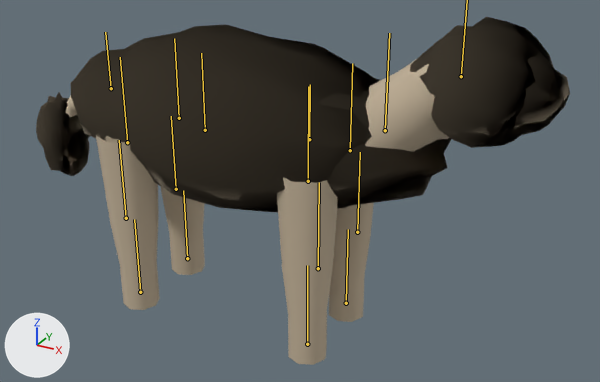
An edit to the glTF model examples/example-project/models/creature.glb, drawn before and after from the same camera.
Before and after are seen from a 50 mm lens placed at (1.95, -2.99, 2.19), pointed at (0.27, 0.06, 0.67). Lighting does not change. The marker at lower left points along +X, +Y and +Z. The older version comes first. The bones that change, and the others that lie on the model, are drawn over the model as lines.

Names of what the first picture shows: 'BODY_A', 'BODY_B', 'HEAD_A', 'HEAD_B', 'LEGS_A', 'LEGS_B', 'TAIL_A', 'TAIL_B'.
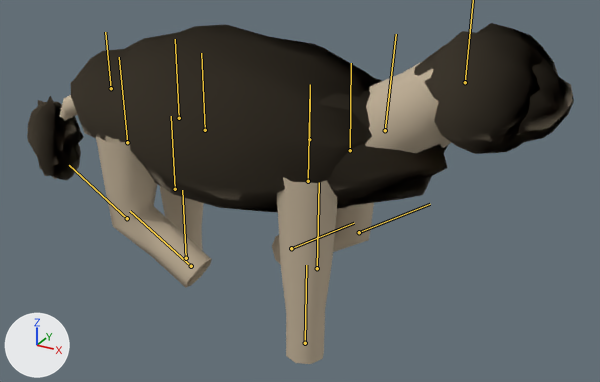
The newer file adds an action. The first version stands in its rest pose; the second is drawn at frame 5 of the action 'walk'.

Scene script edits in JSON lines:
```json
{"block": "bone_neck", "where": "bone_neck = bpy.data.objects['Armature'].pose.bones['NECK']  # child of 'SPINE'"}
{"op": "set", "path": "bone_neck.rotation_quaternion", "old": "(1.0, 0.0, 0.0, 0.0)", "new": "(0.999, 0.0, 0.0, -0.033)", "note": "degrees (0, 0, 0) -> degrees (0, 0, -4)"}
{"block": "bone_head", "where": "bone_head = bpy.data.objects['Armature'].pose.bones['HEAD']  # child of 'NECK'"}
{"op": "set", "path": "bone_head.rotation_quaternion", "old": "(1.0, 0.0, 0.0, 0.0)", "new": "(1.0, 0.0, 0.0, 0.025)", "note": "degrees (0, 0, 0) -> degrees (0, 0, 3)"}
{"block": "bone_hip_fl", "where": "bone_hip_fl = bpy.data.objects['Armature'].pose.bones['HIP_FL']  # child of 'SPINE'"}
{"op": "set", "path": "bone_hip_fl.rotation_quaternion", "old": "(1.0, 0.0, 0.0, 0.0)", "new": "(0.999, 0.0, 0.0, -0.007)", "note": "degrees (0, 0, 0) -> degrees (0, 0, -1)"}
{"block": "bone_hip_fr", "where": "bone_hip_fr = bpy.data.objects['Armature'].pose.bones['HIP_FR']  # child of 'SPINE'"}
{"op": "set", "path": "bone_hip_fr.rotation_quaternion", "old": "(1.0, 0.0, 0.0, 0.0)", "new": "(0.999, 0.0, 0.0, 0.007)", "note": "degrees (0, 0, 0) -> degrees (0, 0, 1)"}
{"block": "bone_knee_fr", "where": "bone_knee_fr = bpy.data.objects['Armature'].pose.bones['KNEE_FR']  # child of 'HIP_FR'"}
{"op": "set", "path": "bone_knee_fr.rotation_quaternion", "old": "(1.0, 0.0, 0.0, 0.0)", "new": "(0.872, 0.0, 0.0, -0.479)", "note": "degrees (0, 0, 0) -> degrees (0, 0, -58)"}
{"block": "bone_tail1", "where": "bone_tail1 = bpy.data.objects['Armature'].pose.bones['TAIL1']  # child of 'HIPS'"}
{"op": "set", "path": "bone_tail1.rotation_quaternion", "old": "(1.0, 0.0, 0.0, 0.0)", "new": "(0.995, 0.0, 0.1, 0.0)", "note": "degrees (0, 0, 0) -> degrees (0, 12, 0)"}
{"block": "bone_hip_bl", "where": "bone_hip_bl = bpy.data.objects['Armature'].pose.bones['HIP_BL']  # child of 'HIPS'"}
{"op": "set", "path": "bone_hip_bl.rotation_quaternion", "old": "(1.0, 0.0, 0.0, 0.0)", "new": "(0.999, 0.0, 0.0, 0.007)", "note": "degrees (0, 0, 0) -> degrees (0, 0, 1)"}
{"block": "bone_knee_bl", "where": "bone_knee_bl = bpy.data.objects['Armature'].pose.bones['KNEE_BL']  # child of 'HIP_BL'"}
{"op": "set", "path": "bone_knee_bl.rotation_quaternion", "old": "(1.0, 0.0, 0.0, 0.0)", "new": "(0.872, 0.0, 0.0, 0.479)", "note": "degrees (0, 0, 0) -> degrees (0, 0, 58)"}
{"block": "bone_hip_br", "where": "bone_hip_br = bpy.data.objects['Armature'].pose.bones['HIP_BR']  # child of 'HIPS'"}
{"op": "set", "path": "bone_hip_br.rotation_quaternion", "old": "(1.0, 0.0, 0.0, 0.0)", "new": "(0.999, 0.0, 0.0, -0.007)", "note": "degrees (0, 0, 0) -> degrees (0, 0, -1)"}
```

Changed parts and their boxes [x1, y1, x2, y2] in the pictures (600 x 382 px):
```json
{"object": "LEGS_B", "change": "posed", "before": [96, 133, 374, 365], "after": [96, 133, 374, 364]}
{"object": "HEAD_B", "change": "posed", "before": [365, 17, 554, 152], "after": [365, 23, 559, 154]}
{"object": "TAIL_B", "change": "posed", "before": [36, 92, 90, 176], "after": [27, 95, 84, 180]}
{"object": "HEAD_A", "change": "posed", "before": [410, 46, 570, 136], "after": [414, 50, 574, 143]}
{"object": "LEGS_A", "change": "posed", "before": [105, 135, 120, 142], "after": [105, 136, 206, 281], "on screen": "mostly hidden"}
{"bone": "NECK", "before": "(385, 130) to (389, 33)", "after": "(385, 130) to (396, 34)"}
{"bone": "HIP_FL", "before": "(308, 181) to (308, 86)", "after": "(308, 181) to (310, 87)"}
{"bone": "HIP_FR", "before": "(350, 150) to (352, 63)", "after": "(350, 150) to (351, 63)"}
{"bone": "KNEE_FR", "before": "(357, 232) to (360, 152)", "after": "(359, 232) to (430, 204)"}
{"bone": "HIP_BL", "before": "(127, 142) to (120, 57)", "after": "(127, 142) to (119, 57)"}
{"bone": "KNEE_BL", "before": "(126, 218) to (119, 140)", "after": "(127, 218) to (69, 165)"}
{"bone": "HIP_BR", "before": "(179, 118) to (174, 38)", "after": "(179, 118) to (175, 39)"}
```
